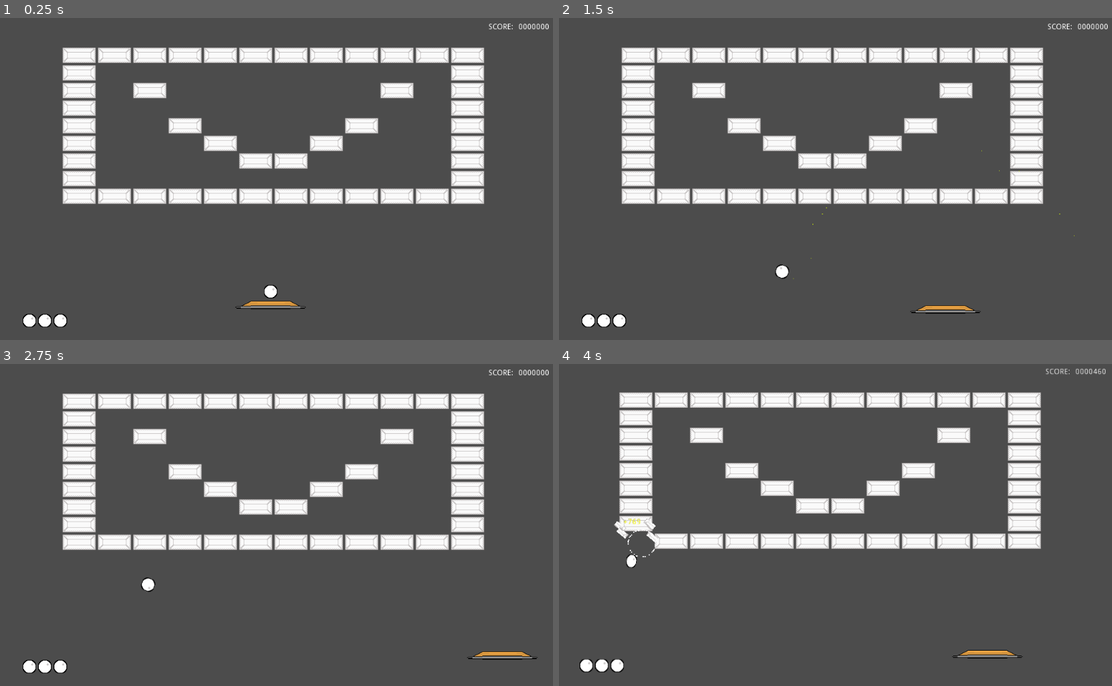
Above: before the commit, frames 1-4 (two rows, left to right).
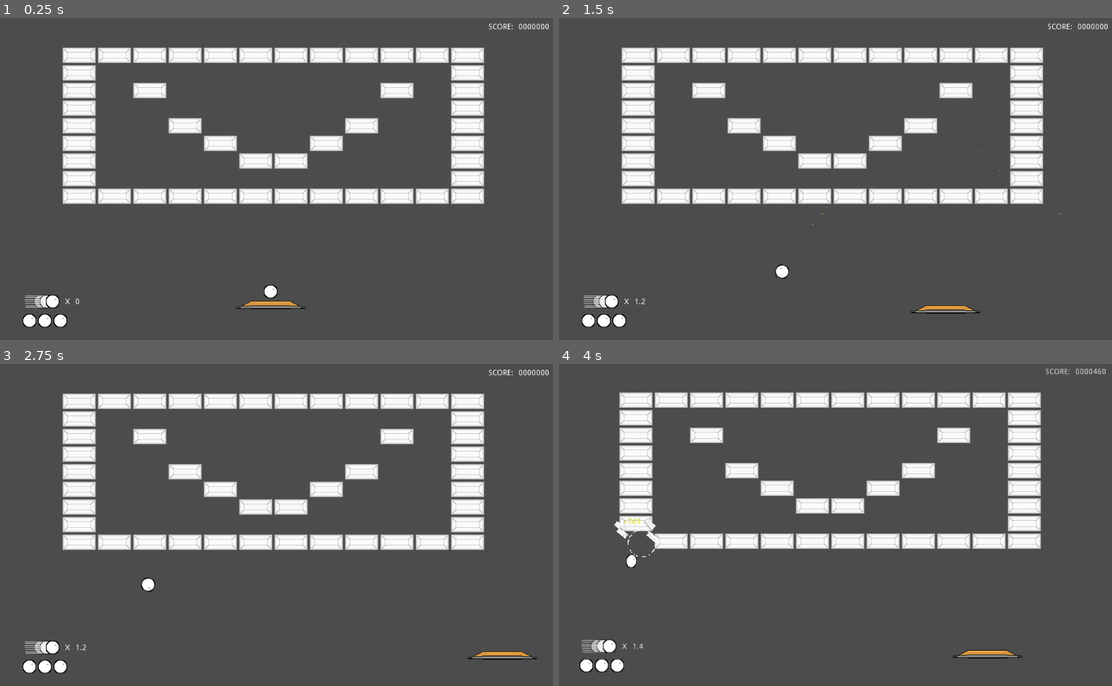
Above: after the commit, the same moments.

Repository: Anatolij-Grigorjev/Breakout4Godot
Game: Godot game, scene res://BreakoutGame.tscn
Two runs of this game, one before a commit and one after it. Both use one fixed random seed, a clock stepped at 60 frames per second and the inputs below.
Inputs (mouse positions are in pixels of both pictures, inside the frame that each line leads up to):
- Up to frame 1 (0.25 s): no input
- Up to frame 2 (1.5 s): tap Enter (ui_accept) at 0.5, 0.77 s; move the mouse to (962, 159) at 0.52 s; hold Right (ui_right) 0.53-1.25 s; tap Alt at 0.6 s; click (962, 159) at 0.67 s; drag from (724, 191) to (813, 240) at 1.27 s
- Up to frame 3 (2.75 s): move the mouse to (337, 447) at 2.02 s; hold Right (ui_right) from 2.03 s (still down); tap Shift at 2.1 s
- Up to frame 4 (4 s): release Right (ui_right) at 2.75 s; drag from (813, 586) to (669, 470) at 2.77 s; move the mouse to (1006, 570) at 3.52 s; hold Left (ui_left) from 3.53 s (still down); tap Ctrl at 3.6 s; tap Enter (ui_accept) at 3.77 s

The runs differ from the first frame. In frame 1, 0.2% of the frame differs, in the area x 4-15%, y 85-91%; in frame 2, 0.2%, in the area x 4-16%, y 85-91%; in frame 3, 0.2%; in frame 4, 0.2%.

Commit message:
add basic ball speed tracker

Diff:
--- a/game/BreakoutGame.tscn
+++ b/game/BreakoutGame.tscn
@@ -1,5 +1,6 @@
-[gd_scene load_steps=11 format=2]
+[gd_scene load_steps=12 format=2]
 
+[ext_resource path="res://gui/BallSpeedIcon.tscn" type="PackedScene" id=1]
 [ext_resource path="res://bricks/BricksMap.tscn" type="PackedScene" id=2]
 [ext_resource path="res://Barrier.tscn" type="PackedScene" id=3]
 [ext_resource path="res://BallCollideSmoke.tscn" type="PackedScene" id=4]
@@ -57,3 +58,6 @@
 
 [node name="BallLossArea" parent="." instance=ExtResource( 11 )]
 position = Vector2( 515, 613 )
+
+[node name="BallSpeedIcon" parent="." instance=ExtResource( 1 )]
+position = Vector2( 43, 509 )
--- /dev/null
+++ b/game/gui/BallSpeedIcon.gd
@@ -0,0 +1,18 @@
+extends Node2D
+
+
+onready var mult_Lbl: Label = $HBoxContainer/MultiplierLbl
+
+
+var ball
+
+
+func _ready():
+	var ballsInTree = get_tree().get_nodes_in_group("ball")
+	if not ballsInTree.empty():
+		ball = ballsInTree[0]
+
+
+func _process(delta):
+	if (ball):
+		mult_Lbl.text = "%s" % (ball.currentSpeed / ball.baseSpeed)
--- /dev/null
+++ b/game/gui/BallSpeedIcon.tscn
@@ -0,0 +1,37 @@
+[gd_scene load_steps=3 format=2]
+
+[ext_resource path="res://gui/ball_speed_icon.png" type="Texture" id=1]
+[ext_resource path="res://gui/BallSpeedIcon.gd" type="Script" id=2]
+
+[node name="BallSpeedIcon" type="Node2D"]
+script = ExtResource( 2 )
+
+[node name="HBoxContainer" type="HBoxContainer" parent="."]
+margin_right = 40.0
+margin_bottom = 40.0
+custom_constants/separation = 10
+
+[node name="TextureRect" type="TextureRect" parent="HBoxContainer"]
+margin_right = 64.0
+margin_bottom = 40.0
+texture = ExtResource( 1 )
+stretch_mode = 6
+
+[node name="X" type="Label" parent="HBoxContainer"]
+margin_left = 74.0
+margin_top = 13.0
+margin_right = 82.0
+margin_bottom = 27.0
+text = "X"
+align = 1
+valign = 1
+
+[node name="MultiplierLbl" type="Label" parent="HBoxContainer"]
+margin_left = 92.0
+margin_top = 13.0
+margin_right = 112.0
+margin_bottom = 27.0
+text = "1.0"
+align = 1
+valign = 1
+uppercase = true
Binary file added: game/gui/ball_speed_icon.png
Not shown, added: game/gui/ball_speed_icon.png.import
